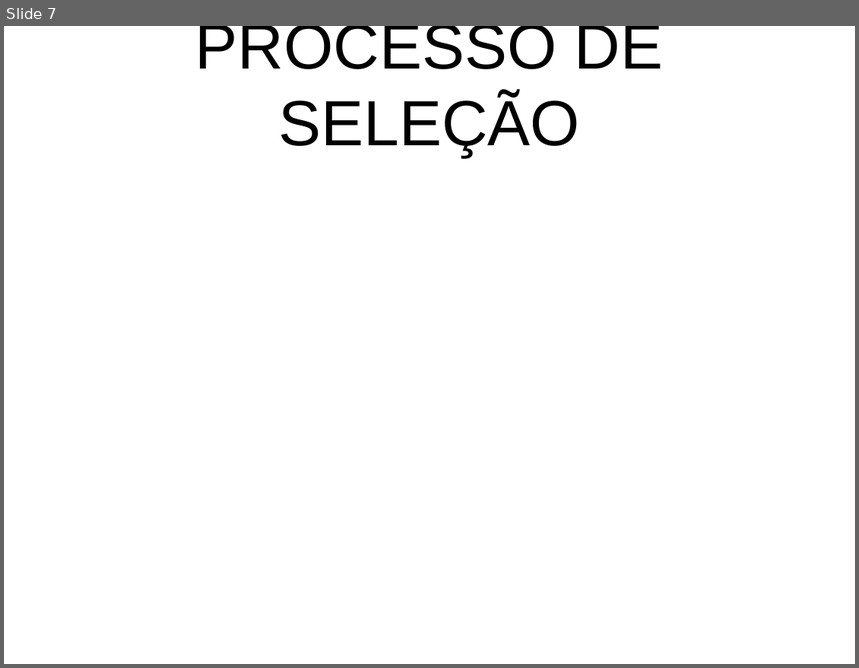
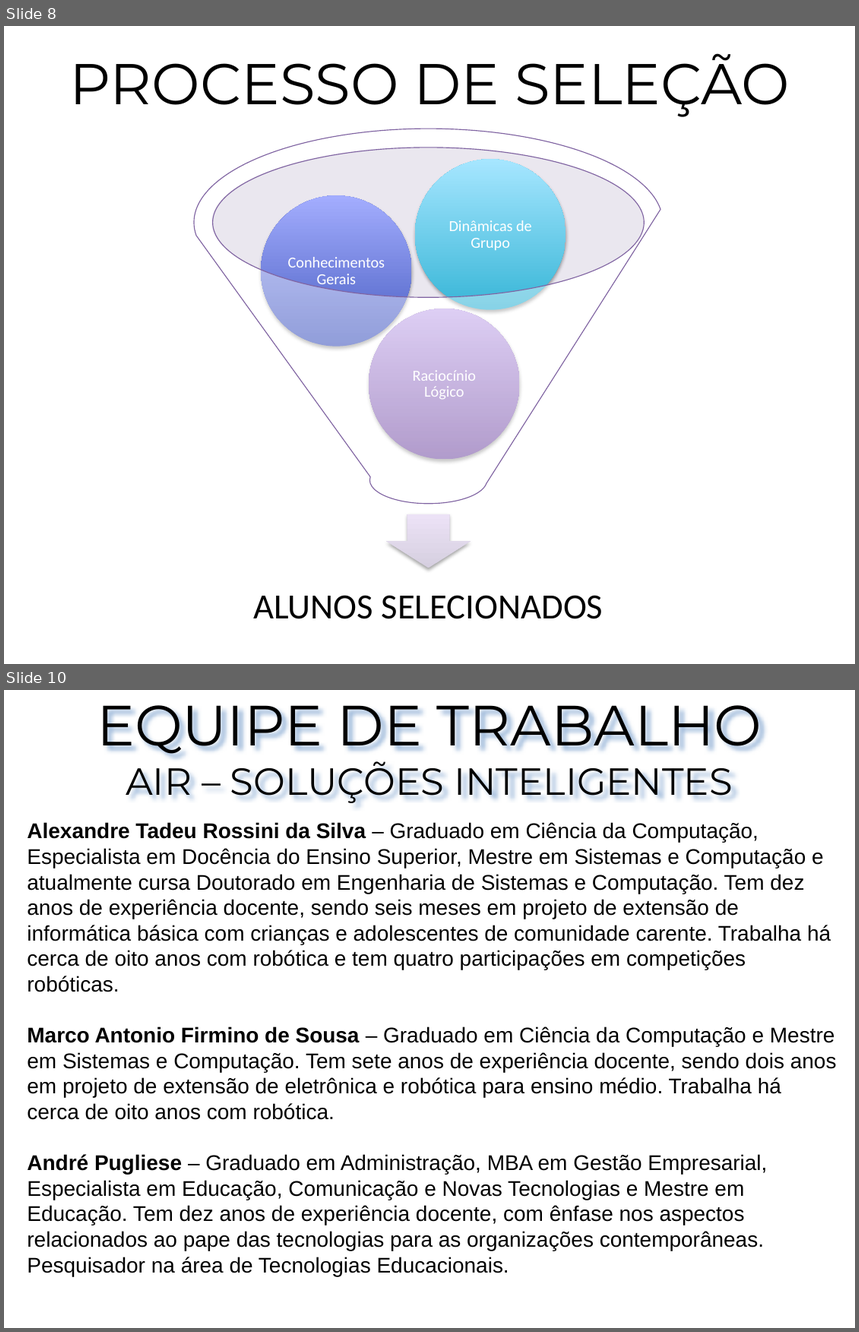
Before and after one commit to sousamaf/Air_steps, a slide deck: doc/Apresentação/1aApresentação Sta Cruz.pptx. Shown one above the other, each under a label of ours: slide 7 before the commit, slides 8 and 10 after it; the slides between them are not shown. The pictures are 859x668 and 859x1332 pixels, drawn with LibreOffice and Linux fonts; fonts in the diff are those of the drawing; background and template pictures are left out. Boxes give left, top, right and bottom in pixels: in the first picture for what was removed or moved away, otherwise in the second. Text is boxed around its words. In the diff, an @@ line names an element or a change of style, - is before the commit and + after.

Commit message:
Apresentação Final
Para envio

```diff
--- a/doc/Apresentação/1aApresentação Sta Cruz.pptx
+++ b/doc/Apresentação/1aApresentação Sta Cruz.pptx
@@ slide 10 added at (x1=4, y1=690, x2=855, y2=1328), background #FFFFFF @@
@@ title added at (x1=97, y1=705, x2=762, y2=803), 32 pt, text #000000 @@
+EQUIPE DE TRABALHO
+AIR – SOLUÇÕES INTELIGENTES
@@ text added at (x1=27, y1=822, x2=837, y2=1277), 18 pt, text #000000 @@
+Alexandre Tadeu Rossini da Silva – Graduado em Ciência da Computação, Especialista em Docência do Ensino Superior, Mestre em Sistemas e Computação e atualmente cursa Doutorado em Engenharia de Sistemas e Computação. Tem dez anos de experiência docente, sendo seis meses em projeto de extensão de informática básica com crianças e adolescentes de comunidade carente. Trabalha há cerca de oito anos com robótica e tem quatro participações em competições robóticas.
+Marco Antonio Firmino de Sousa – Graduado em Ciência da Computação e Mestre em Sistemas e Computação. Tem sete anos de experiência docente, sendo dois anos em projeto de extensão de eletrônica e robótica para ensino médio. Trabalha há cerca de oito anos com robótica.
+André Pugliese – Graduado em Administração, MBA em Gestão Empresarial, Especialista em Educação, Comunicação e Novas Tecnologias e Mestre em Educação. Tem dez anos de experiência docente, com ênfase nos aspectos relacionados ao pape das tecnologias para as organizações contemporâneas. Pesquisador na área de Tecnologias Educacionais.
@@ what was slide 7 is now slide 8 @@
@@ slide 8 changed as well @@
@@ title "PROCESSO DE SELEÇÃO" moved from (x1=196, y1=26, x2=664, y2=157) to (x1=70, y1=53, x2=790, y2=117) @@
@@ title "PROCESSO DE SELEÇÃO" at (x1=70, y1=53, x2=790, y2=117): size 54 to 48.6 pt, font Arial to Montserrat @@
@@ group added at (x1=194, y1=129, x2=663, y2=620): 4 ellipses, 4 texts, 1 down arrow, 1 funnel @@
+ALUNOS SELECIONADOS
+Raciocínio Lógico
+Conhecimentos Gerais
+Dinâmicas de Grupo
```
Also in this commit, not shown: 5 other slides changed, 3 other slides added, 3 slides removed, 16 other files.
